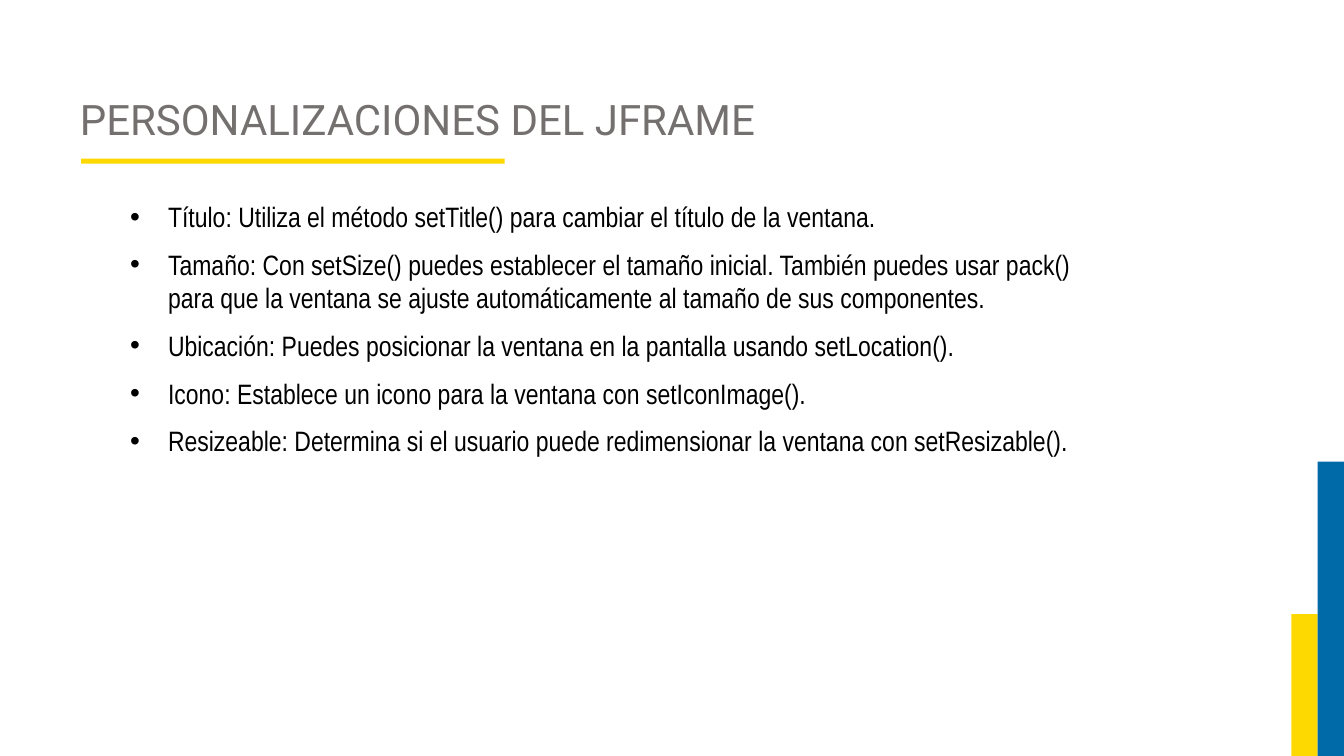
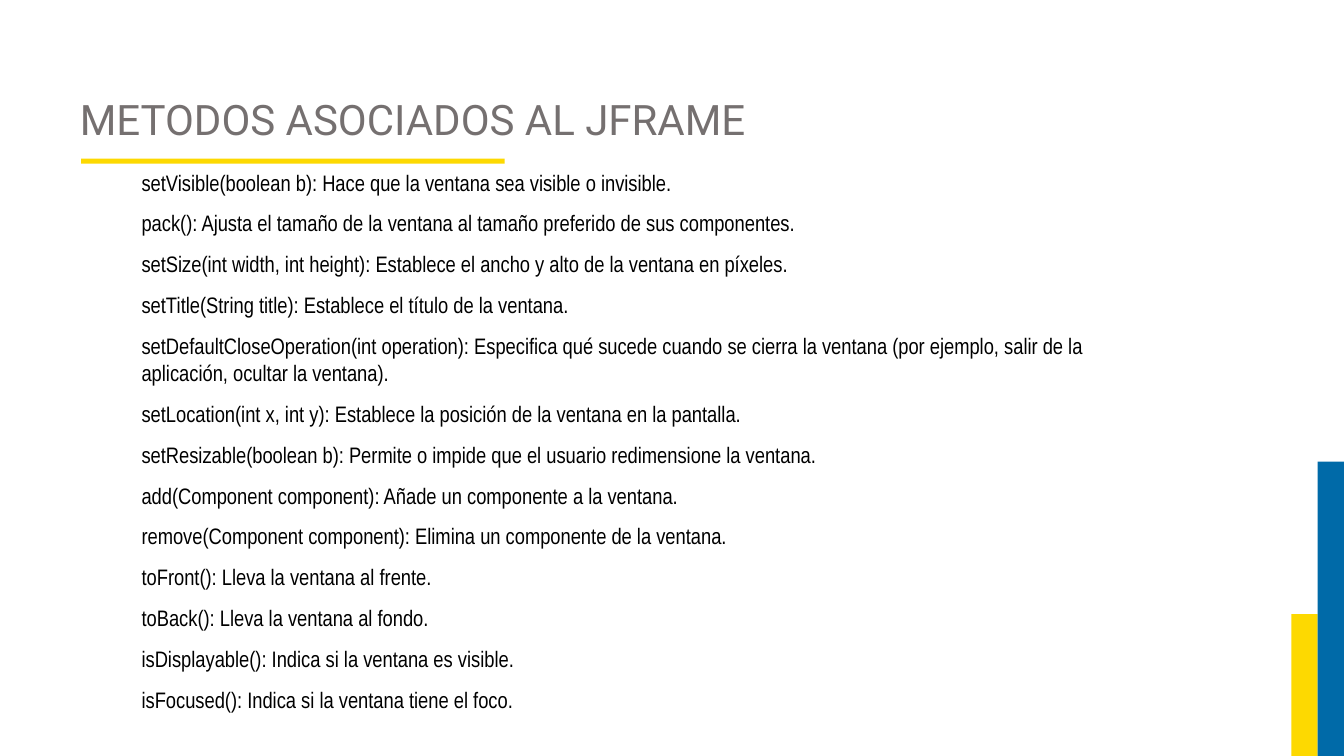
Before and after one commit to JorgeAlejandroAguirreGutierrez/proyecto-luis, a slide deck: slide 77 of Curso Programacion Orientada a Objetos/DIAPOSITIVAS POO.pptx. Drawn at 1344x756 pixels with LibreOffice and Linux fonts; fonts in the diff are those of the drawing; background and template pictures are left out. Boxes give left, top, right and bottom in pixels: in the first picture for what was removed or moved away, otherwise in the second. Text is boxed around its words. In the diff, an @@ line names an element or a change of style, - is before the commit and + after.

```diff
--- a/Curso Programacion Orientada a Objetos/DIAPOSITIVAS POO.pptx
+++ b/Curso Programacion Orientada a Objetos/DIAPOSITIVAS POO.pptx
@@ title at <box>80,105,745,136</box>: text changed @@
-PERSONALIZACIONES DEL JFRAME
+METODOS ASOCIADOS AL JFRAME
@@ text at <box>142,174,1082,713</box>: text changed; size 20 to 16 pt @@
-• Título: Utiliza el método setTitle() para cambiar el título de la ventana.
-• Tamaño: Con setSize() puedes establecer el tamaño inicial. También puedes usar pack() para que la ventana se ajuste automáticamente al tamaño de sus componentes.
-• Ubicación: Puedes posicionar la ventana en la pantalla usando setLocation().
-• Icono: Establece un icono para la ventana con setIconImage().
-• Resizeable: Determina si el usuario puede redimensionar la ventana con setResizable().
+setVisible(boolean b): Hace que la ventana sea visible o invisible.
+pack(): Ajusta el tamaño de la ventana al tamaño preferido de sus componentes.
+setSize(int width, int height): Establece el ancho y alto de la ventana en píxeles.
+setTitle(String title): Establece el título de la ventana.
+setDefaultCloseOperation(int operation): Especifica qué sucede cuando se cierra la ventana (por ejemplo, salir de la aplicación, ocultar la ventana).
+setLocation(int x, int y): Establece la posición de la ventana en la pantalla.
+setResizable(boolean b): Permite o impide que el usuario redimensione la ventana.
+add(Component component): Añade un componente a la ventana.
+remove(Component component): Elimina un componente de la ventana.
+toFront(): Lleva la ventana al frente.
+toBack(): Lleva la ventana al fondo.
+isDisplayable(): Indica si la ventana es visible.
+isFocused(): Indica si la ventana tiene el foco.
```
Also in this commit, not shown: 3 other slides changed, 4 slides added, 10 other files.
